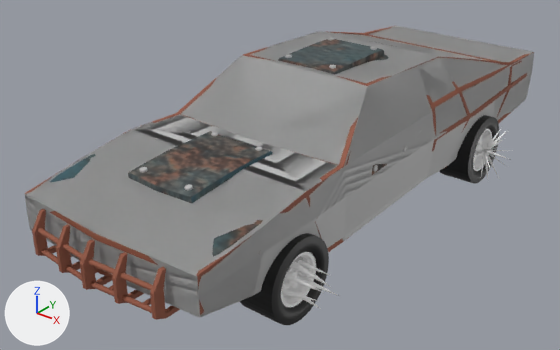
The FBX model Unity/Crimson Sands/Assets/Models/Charger.fbx: old version first, new version second.
Camera for both pictures: a 50 mm lens placed at (0.0371, -0.0541, 0.0339), pointed at (-0.0018, -0.0055, 0.0038). Every picture has the same lights, and +X, +Y and +Z are marked at lower left. Where no turn or scale is listed for an object, it has been applied to the vertices.

Before the edit, the objects in view are built like this:
```python
me_mesh_001 = bpy.data.meshes.new('Mesh.001')
me_mesh_001.from_pydata(...)  # 1139 vertices, 1090 faces; spans x -0.00305..0.00305, y -0.00333..0.00333, z -0.00333..0.00333
# faces by material slot: [790, 300]
me_mesh_001.materials.append(mat_pasted__white)  # white #ffffff
me_mesh_001.materials.append(mat_pasted__tire_rubber1)  # black #000000
me_mesh_005 = bpy.data.meshes.new('Mesh.005')
me_mesh_005.from_pydata(...)  # 81 vertices, 78 faces; spans x -0.0091..0.0091, y -0.0259..0.0259, z -0.0054..0.0054
me_mesh_005.materials.append(mat_lambert1)  # grey #bcbcbc
me_mesh_006 = bpy.data.meshes.new('Mesh.006')
me_mesh_006.from_pydata(...)  # 97 vertices, 92 faces; spans x -0.0091..0.0091, y -0.0259..0.0259, z -0.0054..0.0054
me_mesh_006.materials.append(mat_lambert1)  # grey #bcbcbc
ob_body_colider = bpy.data.objects.new('Body_Colider', me_mesh_006)
ob_body_colider.location = (0.00001, -0.00126, 0.00849)
ob_body_colider1 = bpy.data.objects.new('Body_Colider1', me_mesh_005)
ob_body_colider1.location = (0.00001, -0.00126, 0.00849)
ob_front_left_wheel = bpy.data.objects.new('Front_Left_Wheel', me_mesh_001)
ob_front_left_wheel.location = (0.00916, -0.01717, 0.00329)
# also in view: 'Charger' at (0.0, -0.002, 0.0087); 'Back_Left_Wheel' at (0.0093, 0.0118, 0.0033)
```
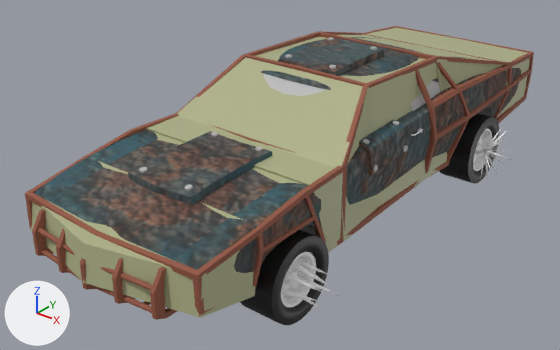
Patch to the scene script:
```diff
--- a/Unity/Crimson Sands/Assets/Models/Charger.fbx.py
+++ b/Unity/Crimson Sands/Assets/Models/Charger.fbx.py
@@ mat_pasted__lambert10 @@
+mat_pasted__lambert10 = principled_material('pasted__lambert10')
+mat_pasted__lambert10.base_color = (0.417, 0.432, 0.241)  # beige #adb087
@@ me_mesh_007 @@
+me_mesh_007.from_pydata(...)  # 12 vertices, 10 faces; spans x -0.0087..0.0087, y -0.002..0.002, z -0.0032..0.0032
+me_mesh_007.materials.append(mat_pasted__lambert10)  # beige #adb087
@@ me_mesh_008 @@
+me_mesh_008.from_pydata(...)  # 12 vertices, 10 faces; spans x -0.0087..0.0087, y -0.0033..0.0033, z -0.0052..0.0052
+me_mesh_008.materials.append(mat_pasted__lambert10)  # beige #adb087
@@ me_mesh_009 @@
+me_mesh_009.from_pydata(...)  # 12 vertices, 10 faces; spans x -0.0082..0.0082, y -0.0045..0.0074, z -0.0032..0.0071
+me_mesh_009.materials.append(mat_pasted__lambert10)  # beige #adb087
@@ me_mesh_006_1 @@
+me_mesh_006_1.from_pydata(...)  # 12 vertices, 10 faces; spans x -0.0087..0.0087, y -0.0032..0.0032, z -0.0013..0.0013
+me_mesh_006_1.materials.append(mat_pasted__lambert10)  # beige #adb087
@@ me_mesh_011 @@
+me_mesh_011.from_pydata(...)  # 12 vertices, 10 faces; spans x -0.0085..0.0085, y -0.0147..-0.0066, z -0.0025..0.004
+me_mesh_011.materials.append(mat_pasted__lambert10)  # beige #adb087
@@ me_mesh_010 @@
+me_mesh_010.from_pydata(...)  # 12 vertices, 10 faces; spans x -0.0088..0.0088, y -0.0121..-0.0002, z 0.0008..0.0069
+me_mesh_010.materials.append(mat_pasted__lambert10)  # beige #adb087
@@ me_mesh_005_1 @@
+me_mesh_005_1.from_pydata(...)  # 12 vertices, 10 faces; spans x -0.0087..0.0087, y -0.0039..0.0039, z -0.0026..0.0026
+me_mesh_005_1.materials.append(mat_pasted__lambert10)  # beige #adb087
@@ ob_body_colider1 @@
-ob_body_colider1 = bpy.data.objects.new('Body_Colider1', me_mesh_005)
-ob_body_colider1.location = (0.00001, -0.00126, 0.00849)
@@ ob_body_colider @@
-ob_body_colider = bpy.data.objects.new('Body_Colider', me_mesh_006)
-ob_body_colider.location = (0.00001, -0.00126, 0.00849)
@@ ob_pcube3 @@
+ob_pcube3 = bpy.data.objects.new('pCube3', me_mesh_007)
+ob_pcube3.location = (0.00001, -0.0128, 0.0064)
@@ ob_pcube4 @@
+ob_pcube4 = bpy.data.objects.new('pCube4', me_mesh_008)
+ob_pcube4.location = (0.00001, -0.00818, 0.00845)
@@ ob_pcube5 @@
+ob_pcube5 = bpy.data.objects.new('pCube5', me_mesh_009)
+ob_pcube5.location = (0.00001, -0.00038, 0.0064)
@@ ob_pcube2 @@
+ob_pcube2 = bpy.data.objects.new('pCube2', me_mesh_006_1)
+ob_pcube2.location = (0.00001, -0.01785, 0.00814)
@@ ob_pcube7 @@
+ob_pcube7 = bpy.data.objects.new('pCube7', me_mesh_011)
+ob_pcube7.location = (0.00001, 0.03073, 0.0064)
@@ ob_pcube6 @@
+ob_pcube6 = bpy.data.objects.new('pCube6', me_mesh_010)
+ob_pcube6.location = (0.00001, 0.01816, 0.0064)
@@ ob_pcube1 @@
+ob_pcube1 = bpy.data.objects.new('pCube1', me_mesh_005_1)
+ob_pcube1.location = (0.00001, -0.02464, 0.00642)
```

Boxes [x1, y1, x2, y2] around the edits, measured in the pictures (560 x 350 px):
'Body_Colider', deleted: before [25, 26, 534, 318]
'pCube4', added (beige): after [177, 57, 379, 242]
'pCube1', added: after [30, 161, 255, 318]
'pCube3', added (beige): after [146, 116, 343, 252]
'pCube5', added: after [255, 36, 447, 206]
'Body_Colider1', deleted: before [254, 101, 495, 295]
'pCube7', added (beige): after [367, 27, 530, 118]
'pCube6', added (beige): after [338, 35, 507, 92]
'pCube2', added: after [152, 131, 314, 193]
'Charger', unchanged, uncovered by the edit: before [25, 26, 533, 320]; after [25, 26, 534, 320]
